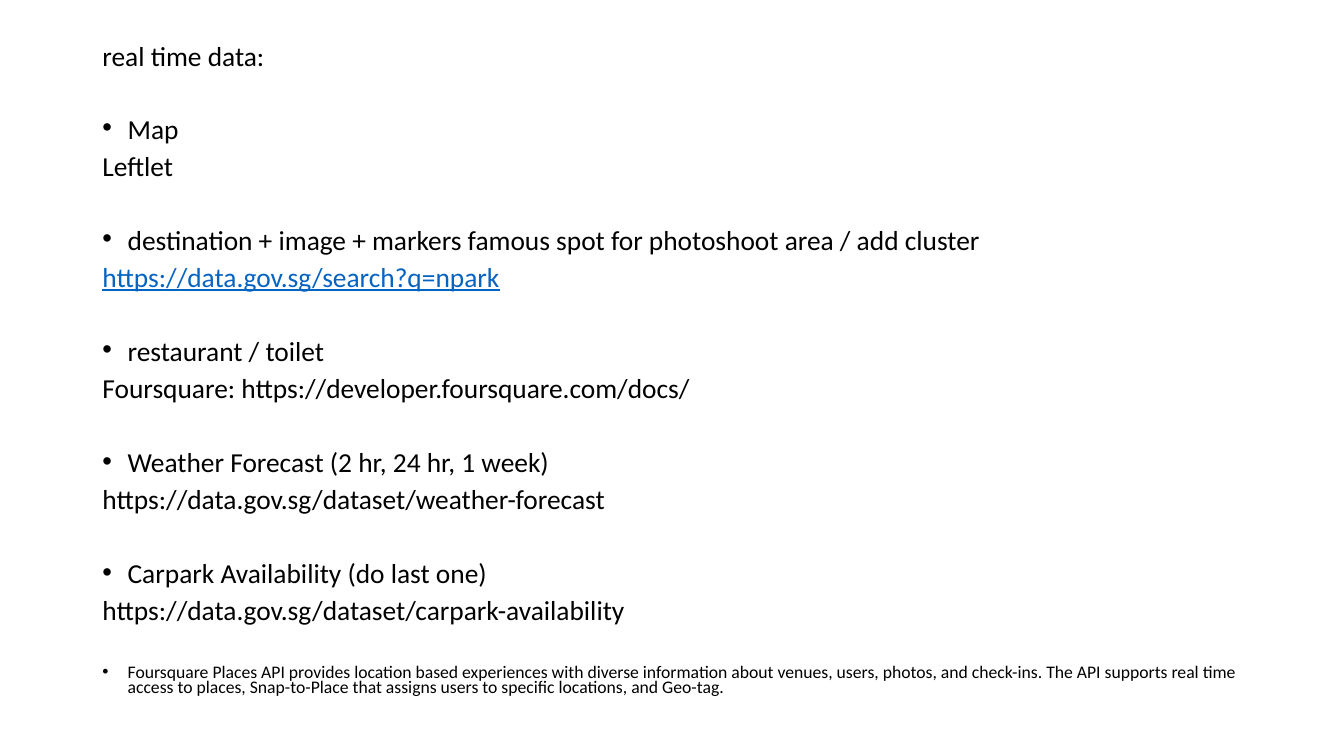
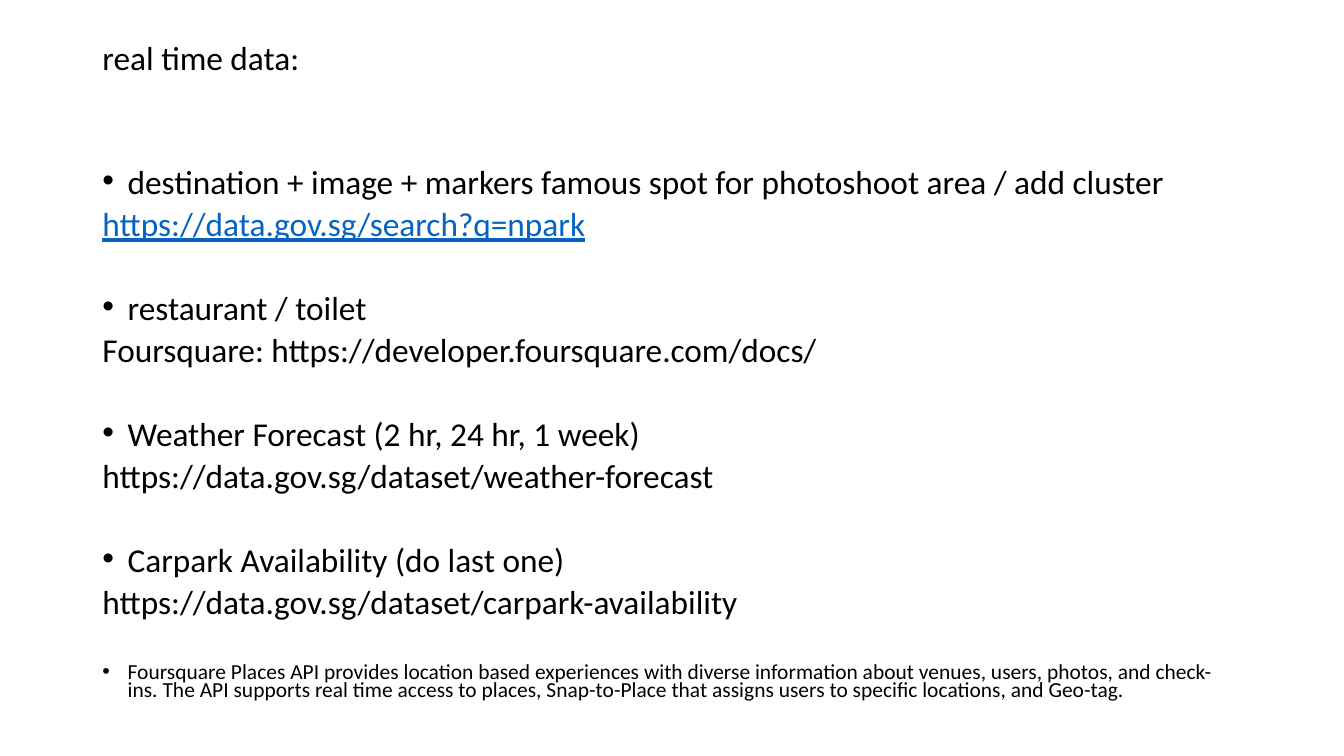
Before and after one commit to annette-p/pre-wedding-photoshoot-locations, a slide deck: slide 5 of wireframe.pptx. Drawn at 1344x756 pixels with LibreOffice and Linux fonts; fonts in the diff are those of the drawing. Boxes give left, top, right and bottom in pixels: in the first picture for what was removed or moved away, otherwise in the second. Text is boxed around its words. In the diff, an @@ line names an element or a change of style, - is before the commit and + after.

Commit message:
add geo data for national parks

```diff
--- a/wireframe.pptx
+++ b/wireframe.pptx
@@ text "real time data:" at bbox=[102, 47, 1212, 701]: size 19.6 to 23.8 pt in "real time data:", "destination + image + markers famous spot ...", "https://data.gov.sg/search?q=npark", "restaurant / toilet" and 5 more places; size 12.6 to 15.3 pt in "Foursquare Places API provides location based experiences ..." @@
@@ text at bbox=[102, 121, 179, 177]: paragraphs removed @@
-• Map
-Leftlet
```
Also in this commit, not shown: 1 slide added, 4 other files.
